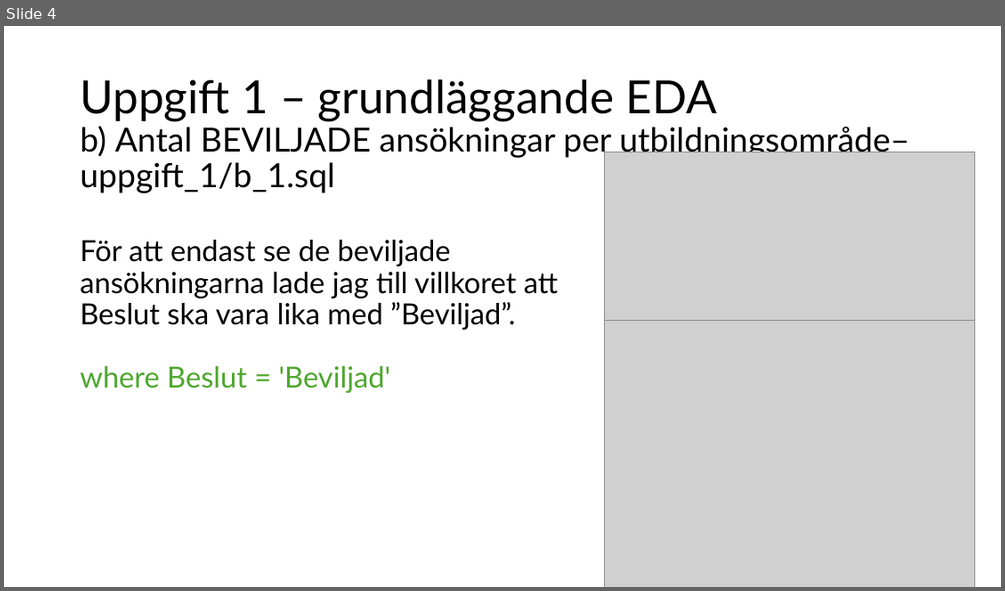
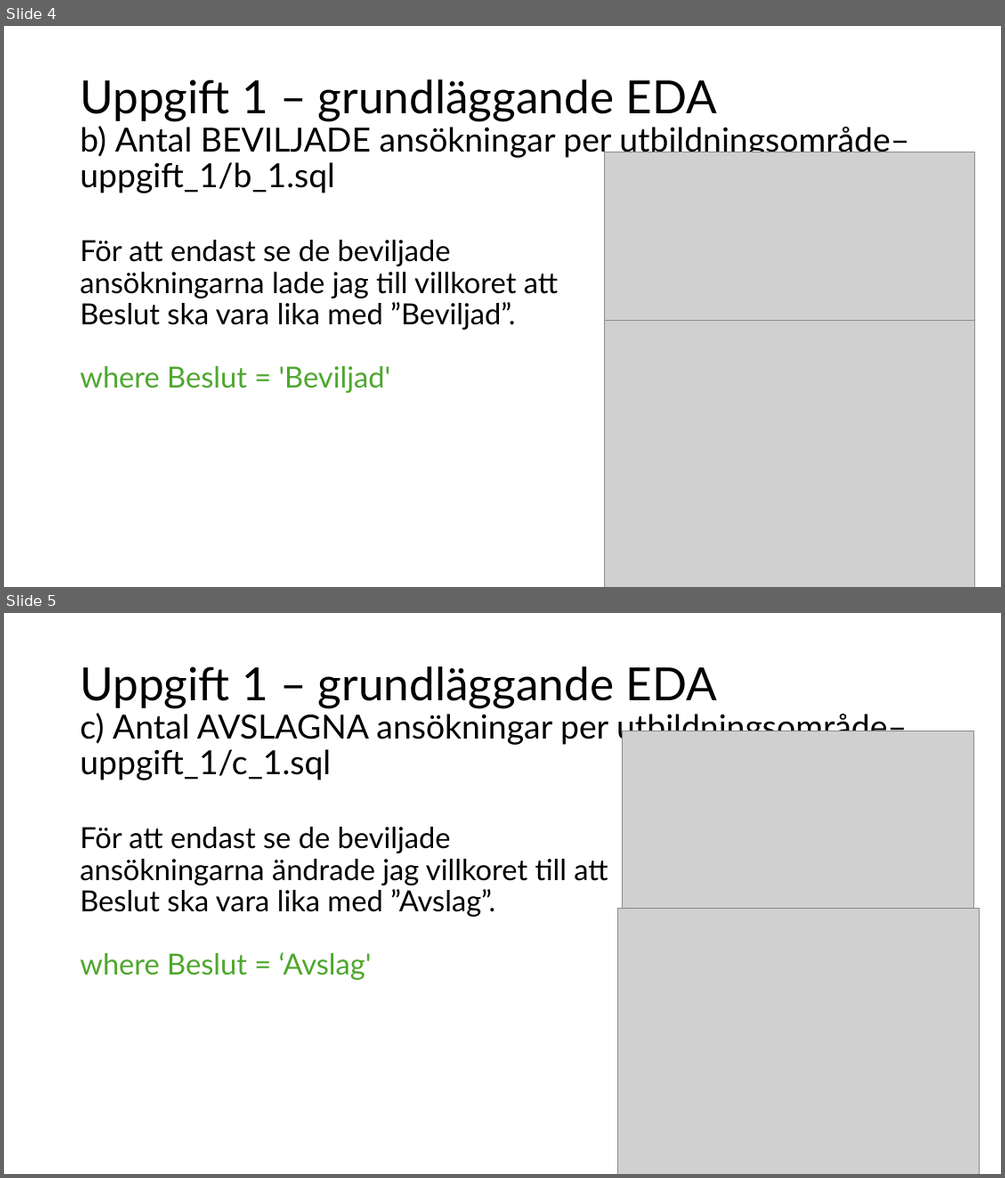
Before and after one commit to dosselicious/the_skool_jens_dossel, a slide deck: The Skool - Jens Dossel.pptx. Shown one above the other, each under a label of ours: slide 4 before the commit, slides 4 and 5 after it. The pictures are 1005x591 and 1005x1178 pixels, drawn with LibreOffice and Linux fonts; fonts in the diff are those of the drawing; grey boxes stand for pictures. Boxes give left, top, right and bottom in pixels: in the first picture for what was removed or moved away, otherwise in the second. Text is boxed around its words. In the diff, an @@ line names an element or a change of style, - is before the commit and + after.

```diff
--- a/The Skool - Jens Dossel.pptx
+++ b/The Skool - Jens Dossel.pptx
@@ slide 5 added at box(4, 613, 1001, 1174), background #FFFFFF @@
@@ title added at box(80, 666, 906, 780), 32 pt, text #000000 @@
+Uppgift 1 – grundläggande EDA
+c) Antal AVSLAGNA ansökningar per utbildningsområde– uppgift_1/c_1.sql
@@ picture added at box(623, 731, 974, 933) @@
@@ text added at box(80, 827, 607, 980), 28 pt, text #000000 @@
+För att endast se de beviljade ansökningarna ändrade jag villkoret till att Beslut ska vara lika med ”Avslag”.
+where Beslut = ‘Avslag'
@@ picture added at box(618, 908, 979, 1174) @@
```
Also in this commit, not shown: 4 other slides added.
